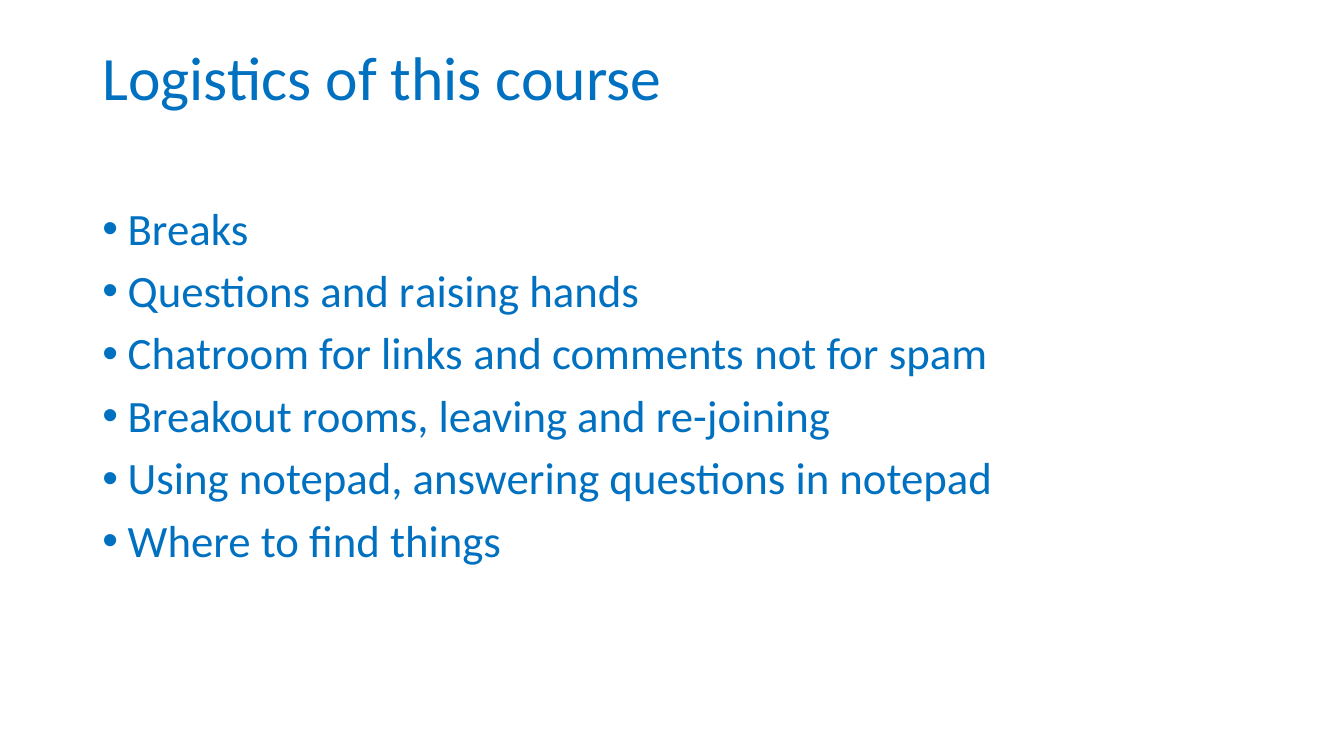
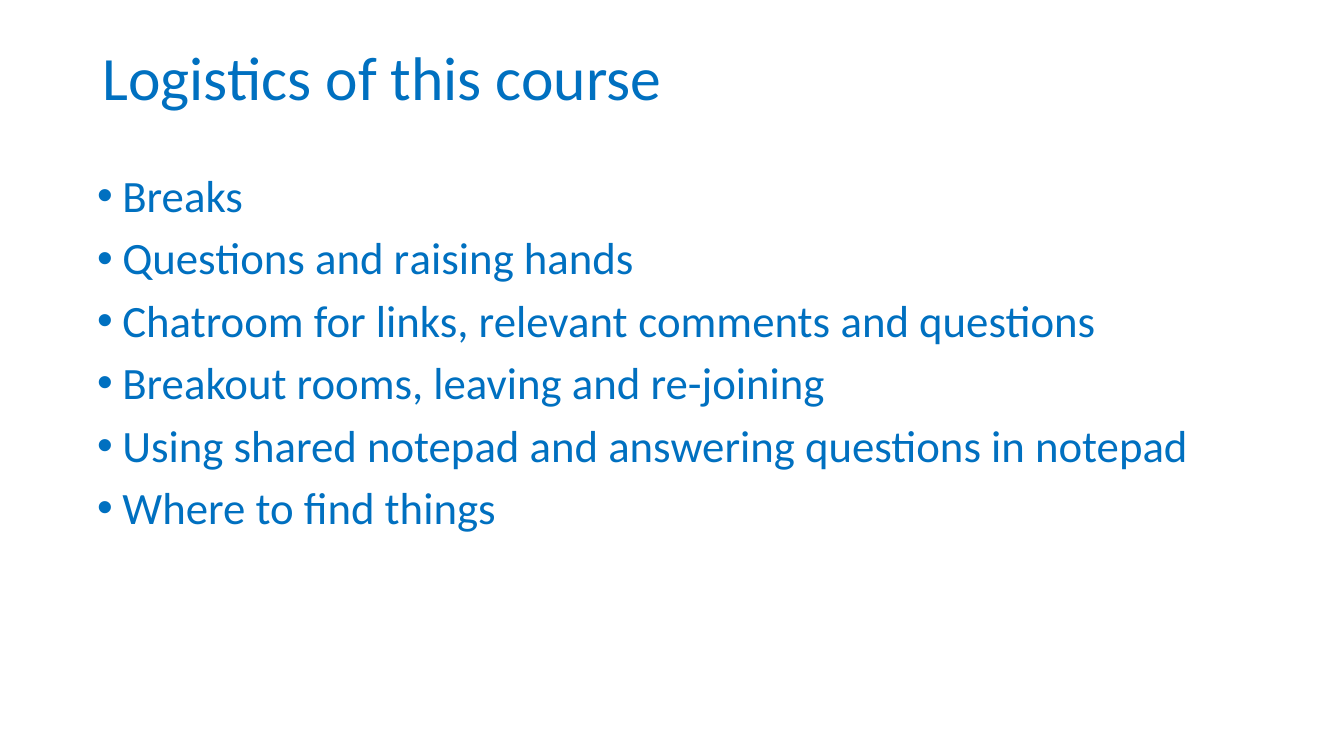
Before and after one commit to BioRDM/fair-in-circadian-practice, a slide deck: slide 6 of instructors/01_Welcome_v2.0.pptx. Drawn at 1344x756 pixels with LibreOffice and Linux fonts; fonts in the diff are those of the drawing; background and template pictures are left out. Boxes give left, top, right and bottom in pixels: in the first picture for what was removed or moved away, otherwise in the second. Text is boxed around its words. In the diff, an @@ line names an element or a change of style, - is before the commit and + after.

```diff
--- a/instructors/01_Welcome_v2.0.pptx
+++ b/instructors/01_Welcome_v2.0.pptx
@@ text "Breaks": place and size @@
-text "Breaks" at (128, 214, 991, 565)
+text "Breaks" at (122, 181, 1187, 532)
@@ text at (122, 306, 1095, 345): text changed @@
-• Chatroom for links and comments not for spam
+• Chatroom for links, relevant comments and questions
@@ text at (122, 431, 1187, 470): text changed @@
-• Using notepad, answering questions in notepad
+• Using shared notepad and answering questions in notepad
```
Also in this commit, not shown: 1 other slide changed.
